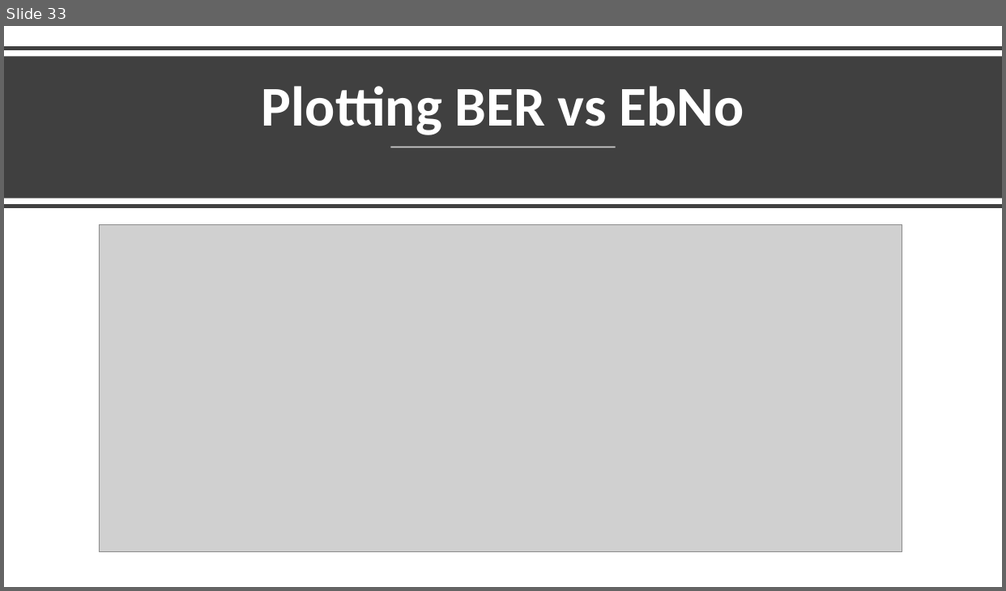
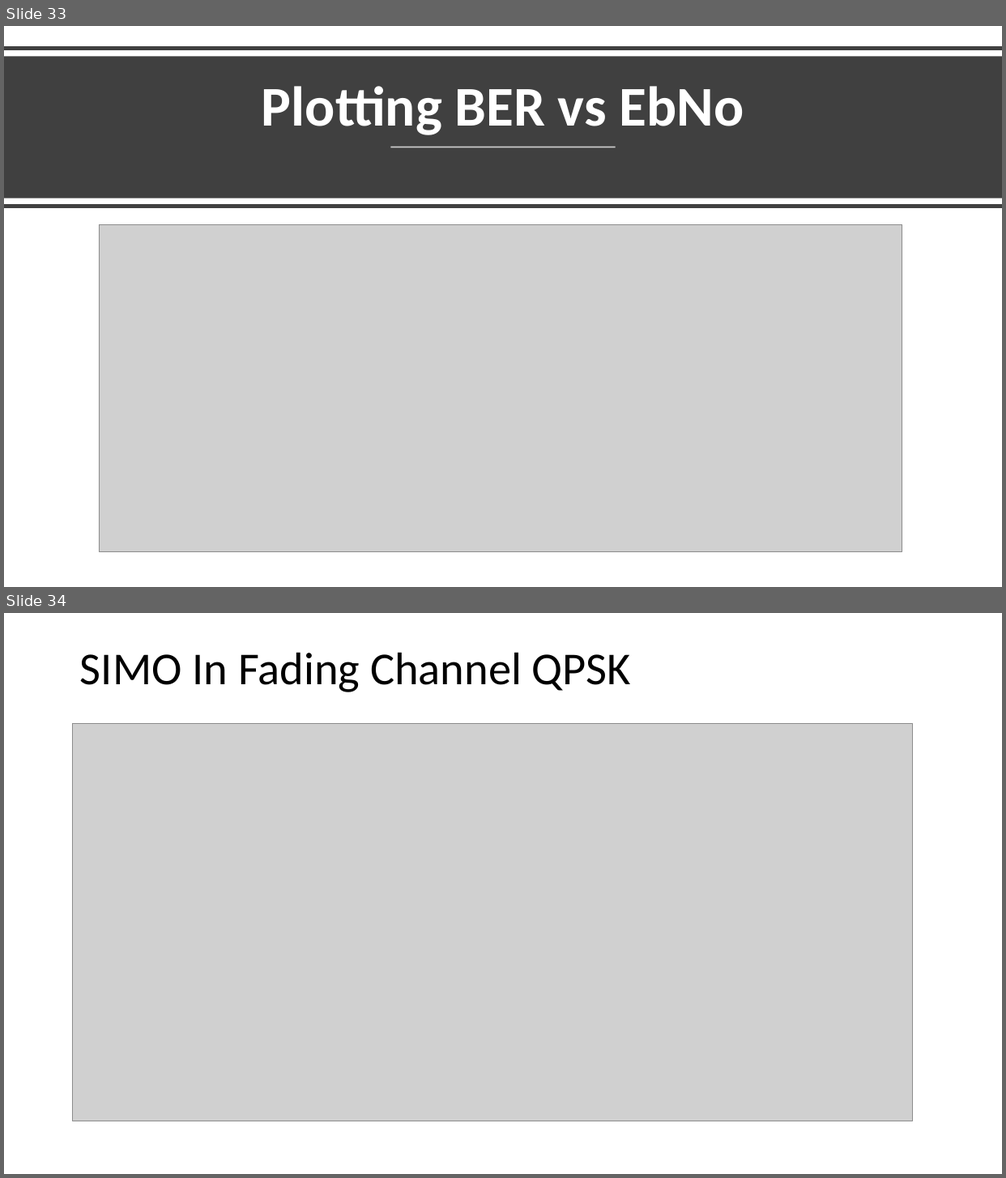
Before and after one commit to mohamedsheded/OFDM, a slide deck: Presenetationchannel-cp.pptx. Shown one above the other, each under a label of ours: slide 33 before the commit, slides 33 and 34 after it. The pictures are 1006x591 and 1006x1178 pixels, drawn with LibreOffice and Linux fonts; fonts in the diff are those of the drawing; grey boxes stand for pictures. Boxes give left, top, right and bottom in pixels: in the first picture for what was removed or moved away, otherwise in the second. Text is boxed around its words. In the diff, an @@ line names an element or a change of style, - is before the commit and + after.

```diff
--- a/Presenetationchannel-cp.pptx
+++ b/Presenetationchannel-cp.pptx
@@ slide 34 added at (4, 613, 1002, 1174), background #FFFFFF @@
@@ title added at (80, 652, 631, 692), 44 pt, text #000000 @@
+SIMO In Fading Channel QPSK
@@ picture added at (73, 723, 913, 1121) @@
```
Also in this commit, not shown: 11 other slides added.
